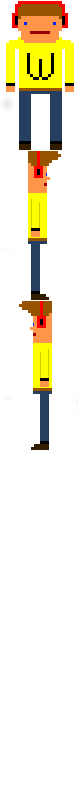
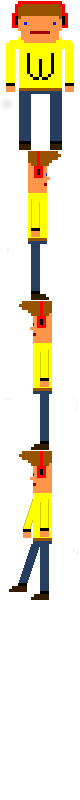
Two versions of the same layered image (80x800). Layer-by-layer changes:
added layer "side left step 1" above "side left" over [9, 451, 79, 600]
